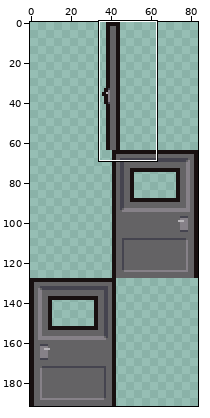
One commit to this sprite sheet: Assets/Game/Sprites/Characters/doors.png. The first picture is a wide view before the edit; the outline marks the close-up.
Close-up. Before:
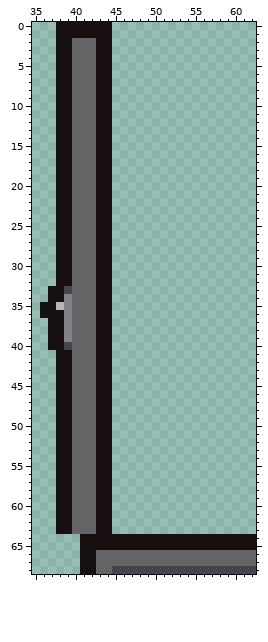
The file is 84x192 pixels. Shown: x 35..62, y 0..68.
After:
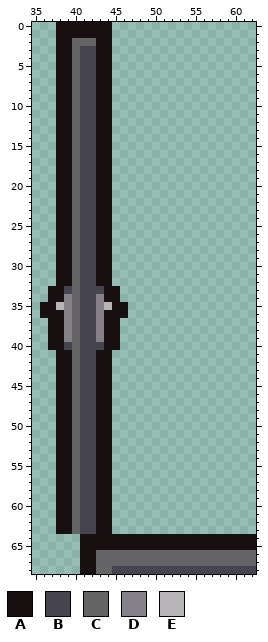
Palette (. is transparent): A #181010  B #45444f  C #646365  D #868188  E #b8b5b9
Change:
y 3..32: x 41..42 CC -> BB
y 33: x 41..43 CCA -> BBB; x 45 . -> A
y 34: x 41..43 CCA -> BBD; x 45 . -> A
y 35: x 41..46 CCAA.. -> BBDEAA
y 36: x 41..43 CCA -> BBD; x 45..46 .. -> AA
y 37..39: x 41..43 CCA -> BBD; x 45 . -> A
y 40: x 41..43 CCA -> BBB; x 45 . -> A
y 41..63: x 41..42 CC -> BB
Where, in picture pixels (left, top, right, bottom), the same in both close-ups:
changed: (80, 46, 128, 534)
